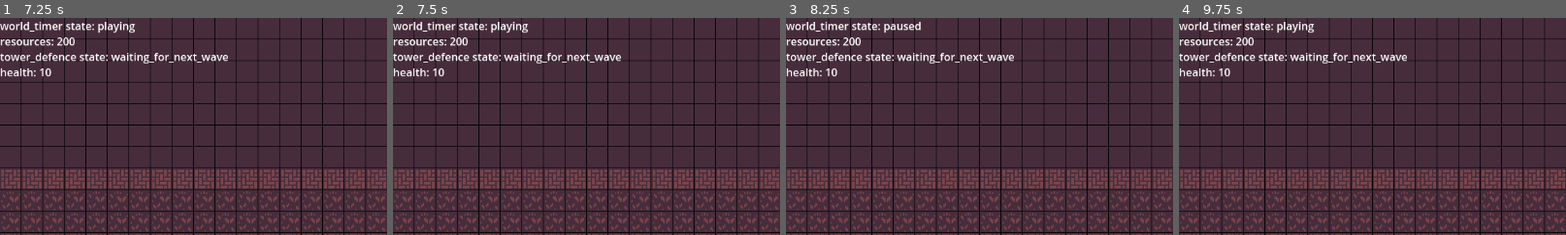
Above: before the commit, frames 1-4 (left to right).
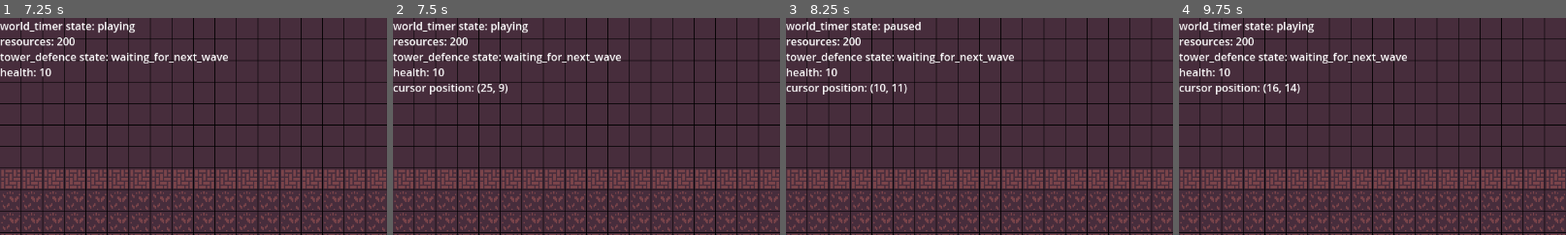
Above: after the commit, the same moments.

Repository: JeppeLindberg/Factory_tower_defence
Game: Godot game, scene res://scenes/main_scene.tscn
The game is run twice, just before and just after one commit, with the same random seed, the same clock (stepped at 60 frames per second) and the same inputs.
Inputs (mouse positions are % of the whole screen's width and height, from its top left):
- Up to frame 1 (7.25 s): click (43, 91) at 0.5 s; click (50, 91) at 1.27 s; click (57, 91) at 2.02 s; click (43, 91) at 2.75 s; click (50, 91) at 3.52 s; click (57, 91) at 4.27 s; click (43, 91) at 5 s; click (50, 91) at 5.77 s; click (57, 91) at 6.52 s
- Up to frame 2 (7.5 s): tap Enter at 7.25 s; move the mouse to (72, 45) at 7.27 s; hold R (rotate) from 7.28 s (still down); click (72, 45) at 7.42 s
- Up to frame 3 (8.25 s): tap Space (pause_play) at 8 s; move the mouse to (30, 55) at 8.02 s; release R (rotate) at 8.03 s; tap R (rotate) at 8.1 s; click (30, 55) at 8.17 s
- Up to frame 4 (9.75 s): tap Enter at 8.75 s; move the mouse to (60, 28) at 8.77 s; hold R (rotate) 8.78-9.53 s; click (60, 28) at 8.92 s; tap Space (pause_play) at 9.5 s; move the mouse to (45, 70) at 9.52 s; tap R (rotate) at 9.6 s; click (45, 70) at 9.67 s
The pictures show only the part of the screen within x 0-50%, y 0-50%; the shares and areas given below are measured in that part.

Frame 1 is identical in both runs. In frame 2, 0.5% of the frame differs, in the area x 0-30%, y 30-36%; in frame 3, 0.5%; in frame 4, 0.6%, in the area x 0-32%, y 30-36%.

Commit message:
Progress

Diff:
--- /dev/null
+++ b/prefabs/path/placer.tscn
@@ -0,0 +1,3 @@
+[gd_scene format=3 uid="uid://dg4r20ivli11b"]
+
+[node name="placer" type="Node2D"]
--- a/scenes/main_scene.tscn
+++ b/scenes/main_scene.tscn
@@ -98,6 +98,7 @@
 new_path_path = "res://prefabs/path/path.tscn"
 container_path = "res://prefabs/path/container.tscn"
 conveyor_path = "res://prefabs/path/conveyor.tscn"
+placer_path = "res://prefabs/path/placer.tscn"
 
 [node name="controller" type="Node2D" parent="."]
 script = ExtResource("1_v354r")
--- a/scripts/buildings/resource_container.gd
+++ b/scripts/buildings/resource_container.gd
@@ -21,7 +21,7 @@
 			var offset = Vector2i(x, y)
 			_paths.create_container(_main_scene.pos_to_coord(_root_node.global_position) + offset, self)
 
-	_paths.connect_all_containers()
+	_paths.autoconnect_all()
 
 func _process(_delta):
 	if _pickers.is_empty():
--- a/scripts/buildings/transport/conveyor_belt.gd
+++ b/scripts/buildings/transport/conveyor_belt.gd
@@ -28,7 +28,7 @@
 	_paths.connect_conveyors(prev_coord, this_coord)
 	_paths.connect_conveyors(this_coord, next_coord)
 
-	_paths.connect_all_containers()
+	_paths.autoconnect_all()
 
 # Get the facing of the conveyor belt as a vector
 func facing():
--- a/scripts/controller.gd
+++ b/scripts/controller.gd
@@ -5,6 +5,7 @@
 var _main_scene
 var _building_placement
 var _world_timer
+var _debug
 
 
 # Called when the node enters the scene tree for the first time.
@@ -12,9 +13,14 @@
 	_main_scene = get_node(_scene_paths.MAIN_SCENE)
 	_building_placement = get_node(_scene_paths.BUILDING_PLACEMENT)
 	_world_timer = get_node(_scene_paths.WORLD_TIMER)
+	_debug = get_node(_scene_paths.DEBUG)
 
 # Called on any input that has not already been handled by the UI or other sources
 func _unhandled_input(event):
+	if event is InputEventMouse:
+		var event_coord = _main_scene.pos_to_coord(event.position)
+		_debug.add_debug_text("cursor position", str(event_coord))
+
 	if event is InputEventMouseButton and event.pressed:
 		var footprint_x = _building_placement.current_building["footprint_x"]
 		var footprint_y = _building_placement.current_building["footprint_y"]
--- a/scripts/library/groups.gd
+++ b/scripts/library/groups.gd
@@ -10,3 +10,4 @@
 const PATH: String = "path"
 const CONTAINER: String = "container"
 const CONVEYOR: String = "conveyor"
+const PLACER: String = "placer"
--- a/scripts/main_scene.gd
+++ b/scripts/main_scene.gd
@@ -62,10 +62,14 @@
 	var index = randi() % options.size()
 	return options[index]
 
-# Get all children of the node that belongs to the given group
-func get_children_in_group(node, group):
+# Get all children of the node that belongs to one or more of the the given groups
+func get_children_in_groups(node, groups):
 	var result = []
+
 	for child in node.get_children():
-		if child.is_in_group(group):
-			result.append(child)
+		for group in groups:
+			if child.is_in_group(group):
+				result.append(child)
+				break
+
 	return result
--- a/scripts/path/path.gd
+++ b/scripts/path/path.gd
@@ -8,6 +8,7 @@
 var _world_timer
 
 var container
+var placer
 var _resource_node_radius = 0.2 # Scaled with the size of tiles
 var _path_move_speed = 2.0 # Tiles per second
 
@@ -50,6 +51,10 @@
 
     return true
 
+# Sets the placer for placing items on at the end of the path
+func set_placer(new_placer):
+    placer = new_placer
+
 # Finds the point on the curve that is closest to "pos", and translates that to a "progress" property
 func _pos_to_progress(pos):
     return curve.get_closest_offset(pos)
--- a/scripts/paths.gd
+++ b/scripts/paths.gd
@@ -6,10 +6,12 @@
 @export var new_path_path: String
 @export var container_path: String
 @export var conveyor_path: String
+@export var placer_path: String
 
 var _main_scene
 var _terrain
 var _debug
+
 
 func activate():
 	_main_scene = get_node(_scene_paths.MAIN_SCENE)
@@ -21,15 +23,18 @@
 	var child_index = 0
 	var offset_vector = Vector2.ONE
 
-	for path in _main_scene.get_children_in_group(self, _groups.PATH):
+	for path in _main_scene.get_children_in_groups(self, [_groups.PATH]):
 		for i in range(path.curve.point_count - 1):
 			_debug.add_draw_line(path.curve.get_point_position(i) + offset_vector * child_index,
 				path.curve.get_point_position(i+1) + offset_vector * child_index,
 				lerp(Color.AQUA, Color.BLACK, float(i) / float(path.curve.point_count - 1)))
 		child_index += 1
 
-	for container in _main_scene.get_children_in_group(self, _groups.CONTAINER):
+	for container in _main_scene.get_children_in_groups(self, [_groups.CONTAINER]):
 		_debug.add_draw_diamond(container.global_position, Color.GREEN)
+
+	for container in _main_scene.get_children_in_groups(self, [_groups.PLACER]):
+		_debug.add_draw_diamond(container.global_position, Color.ORANGE)
 
 # Create a node that describes a spot where resources can be deposited or retrieved
 func create_container(coord, container):
@@ -47,21 +52,27 @@
 
 # Connect two coordinates with paths. Adapts to whatever situation is happening at the coordinates
 func connect_conveyors(from_coord, to_coord):
-	var from_node = _find_transport_node(from_coord)
-	var to_node = _find_transport_node(to_coord)
+	var from_node = _find_transport_node(from_coord, [_groups.CONVEYOR])
+	var to_node = _find_transport_node(to_coord, [_groups.CONVEYOR])
 
 	if from_node == null or \
 		to_node == null:
 		return
 
-	if from_node.is_in_group(_groups.CONVEYOR) and \
-		to_node.is_in_group(_groups.CONVEYOR):
-		_create_path(from_coord, to_coord)
-		_merge_all_paths()
+	if not (from_node.conveyor.facing() == to_node.conveyor.facing()):
+		return
+
+	_create_path(from_coord, to_coord)
+	_merge_all_paths()
+
+# Connect all pickers and placers
+func autoconnect_all():
+	_connect_all_pickers()
+	_connect_all_placers()
 
 # Connect all containers to adjacant conveyors that point away from the container
-func connect_all_containers():
-	for container in _main_scene.get_children_in_group(self, _groups.CONTAINER):
+func _connect_all_pickers():
+	for container in _main_scene.get_children_in_groups(self, [_groups.CONTAINER]):
 		var container_coord = _center_pos_to_coord(container.global_position)
 
 		var neighbour_coords = [container_coord + Vector2i.UP,
@@ -72,7 +83,7 @@
 		var neighbour_nodes = []
 
 		for coord in neighbour_coords:
-			neighbour_nodes.append(_find_transport_node(coord))
+			neighbour_nodes.append(_find_transport_node(coord, [_groups.CONVEYOR]))
 
 		for i in range(len(neighbour_coords)):
 			var neighbour_node = neighbour_nodes[i]
@@ -81,12 +92,41 @@
 			if neighbour_node == null:
 				continue
 
-			if neighbour_node.is_in_group(_groups.CONVEYOR):
-				if neighbour_node.conveyor.facing() == container_coord - neighbour_coord:
-					if not _connection_exists(container_coord, neighbour_coord):
-						var new_path = _create_path(container_coord, neighbour_coord)
-						container.container.add_picker(new_path)
-						new_path.container = container.container
+			if neighbour_node.conveyor.facing() == container_coord - neighbour_coord:
+				if not _connection_exists(container_coord, neighbour_coord):
+					var new_path = _create_path(container_coord, neighbour_coord)
+					container.container.add_picker(new_path)
+					new_path.container = container.container
+
+	_merge_all_paths()
+
+# Connects all path ends with a placer if the end of the path ends in a placeable object
+func _connect_all_placers():
+	for path in _main_scene.get_children_in_groups(self, [_groups.PATH]):
+		var last_index = path.curve.point_count - 1
+
+		var second_last_coord_in_path = _center_pos_to_coord(path.curve.get_point_position(last_index - 1))
+		var last_coord_in_path = _center_pos_to_coord(path.curve.get_point_position(last_index))
+		var facing_vec = last_coord_in_path - second_last_coord_in_path
+
+		var coord_after_path = last_coord_in_path + facing_vec
+
+		if _connection_exists(last_coord_in_path, coord_after_path):
+			continue
+
+		var after_coord_node = _find_transport_node(coord_after_path, [_groups.CONVEYOR])
+
+		if after_coord_node == null:
+			continue
+
+		if after_coord_node.is_in_group(_groups.CONVEYOR):
+			if not (after_coord_node.conveyor.facing() == facing_vec or \
+				after_coord_node.conveyor.facing() == -facing_vec):
+				# If the conveyor is facing to the left or right of the last path coordinates
+
+				var new_path = _create_path(last_coord_in_path, coord_after_path)
+				var new_placer = _create_placer(coord_after_path)
+				new_path.set_placer(new_placer)
 
 	_merge_all_paths()
 
@@ -97,20 +137,26 @@
 	while repeat:
 		repeat = false
 
-		for path_end in _main_scene.get_children_in_group(self, _groups.PATH):
+		for path_end in _main_scene.get_children_in_groups(self, [_groups.PATH]):
 			if repeat:
 				break
 
-			for path_begin in _main_scene.get_children_in_group(self, _groups.PATH):
+			for path_begin in _main_scene.get_children_in_groups(self, [_groups.PATH]):
 				if repeat:
 					break
 
 				var end_index = path_end.curve.point_count - 1
 				var begin_index = 0
 
-				if path_end.curve.get_point_position(end_index) == path_begin.curve.get_point_position(begin_index):
-					_merge_paths(path_end, path_begin)
-					repeat = true
+				var end_pos = path_end.curve.get_point_position(end_index)
+				var begin_pos = path_begin.curve.get_point_position(begin_index)
+
+				if end_pos == begin_pos:
+					var node = _find_transport_node(_center_pos_to_coord(end_pos), [_groups.PLACER])
+
+					if node == null:
+						_merge_paths(path_end, path_begin)
+						repeat = true
 
 # Add path_b curve to path_a, and delete path_b
 func _merge_paths(path_a, path_b):
@@ -118,6 +164,7 @@
 		path_a.curve.add_point(path_b.curve.get_point_position(i))
 
 	if path_b.container:
+		# TODO: Remove path_b as a picker for the container
 		path_b.container.add_picker(path_a)
 
 	path_b.queue_free()
@@ -135,12 +182,18 @@
 
 	return new_path
 
+func _create_placer(coord):
+	var new_placer = _main_scene.create_node(placer_path, self)
+	new_placer.add_to_group(_groups.PLACER)
+	new_placer.global_position = _coord_to_center_pos(coord)
+	return new_placer
+
 # Checks wether two coordinates are already connected by a path
 func _connection_exists(coord_from, coord_to):
 	var pos_from = _coord_to_center_pos(coord_from)
 	var pos_to = _coord_to_center_pos(coord_to)
 
-	for path in _main_scene.get_children_in_group(self, _groups.PATH):
+	for path in _main_scene.get_children_in_groups(self, [_groups.PATH]):
 		for i in range(path.curve.point_count - 1):
 			if path.curve.get_point_position(i) == pos_from and path.curve.get_point_position(i+1) == pos_to:
 				return true
@@ -157,9 +210,10 @@
 	return _main_scene.pos_to_coord(pos)
 
 # Finds a transport node (container/conveyor) on the given position
-func _find_transport_node(coord):
+func _find_transport_node(coord, target_groups):
 	var pos = _coord_to_center_pos(coord)
-	for child in get_children():
+
+	for child in _main_scene.get_children_in_groups(self, target_groups):
 		if child.global_position == pos:
 			return child
 
